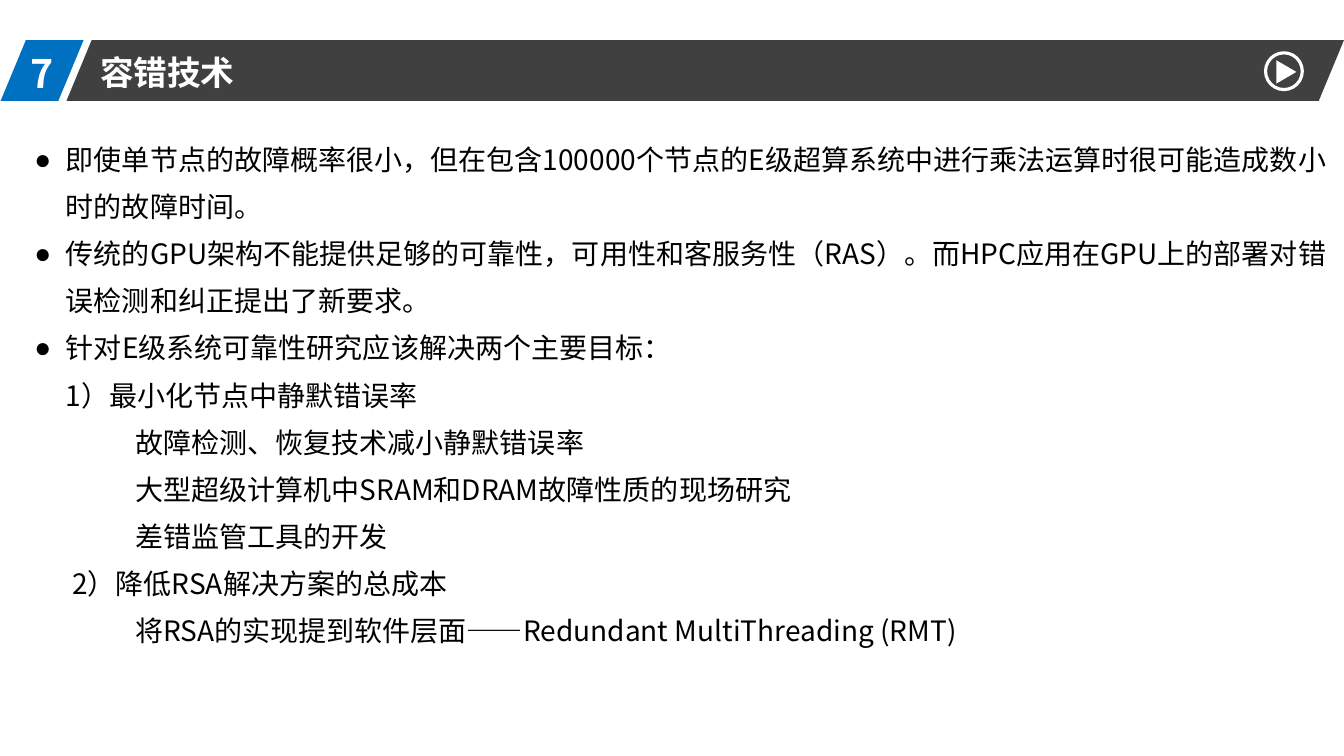
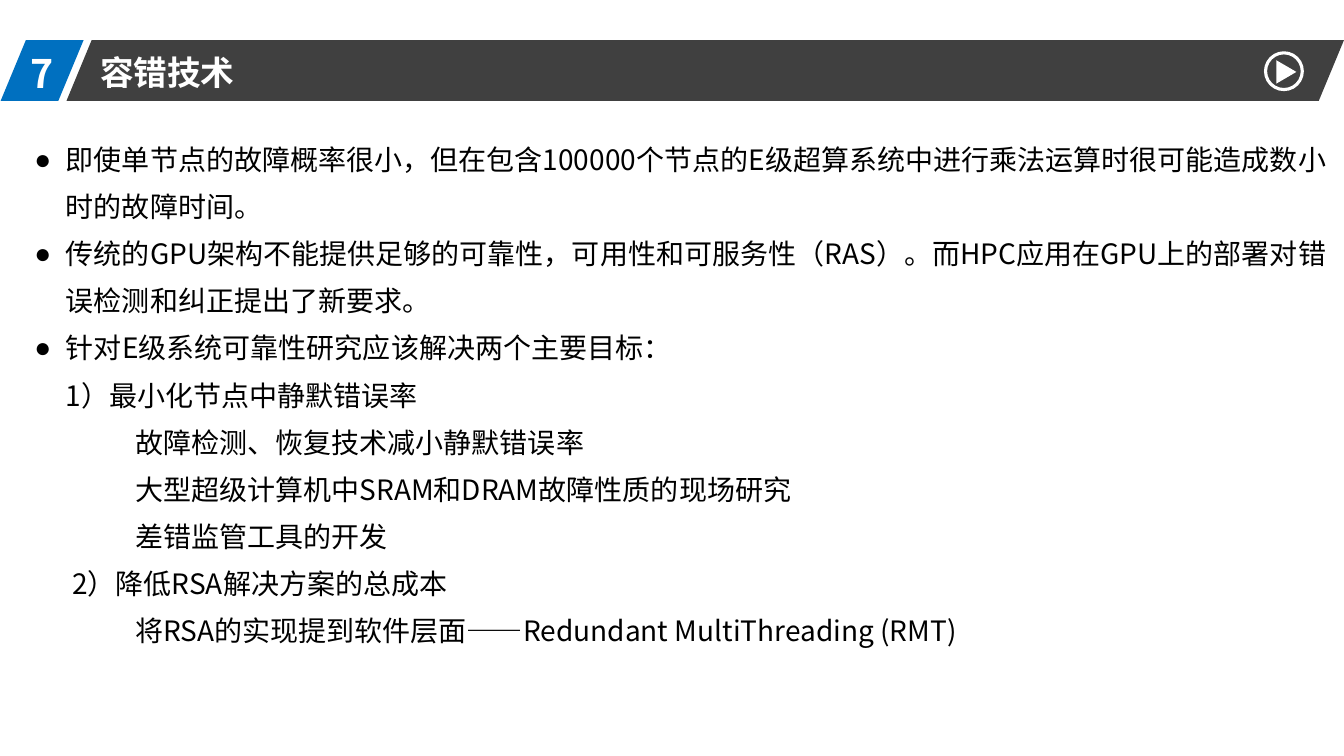
Before and after one commit to DO-MINATOR/buaa, a slide deck: slide 20 of 高性能计算机/高性能.pptx (slide 13 before the commit). Drawn at 1344x756 pixels with LibreOffice and Linux fonts; fonts in the diff are those of the drawing. Boxes give left, top, right and bottom in pixels: in the first picture for what was removed or moved away, otherwise in the second. Text is boxed around its words. In the diff, an @@ line names an element or a change of style, - is before the commit and + after.

```diff
--- a/高性能计算机/高性能.pptx
+++ b/高性能计算机/高性能.pptx
@@ text at bbox=[66, 240, 1326, 314]: text changed @@
-● 传统的GPU架构不能提供足够的可靠性，可用性和客服务性（RAS）。而HPC应用在GPU上的部署对错误检测和纠正提出了新要求。
+● 传统的GPU架构不能提供足够的可靠性，可用性和可服务性（RAS）。而HPC应用在GPU上的部署对错误检测和纠正提出了新要求。
```
Also in this commit, not shown: 9 other slides changed, 7 slides added, 2 other files.
